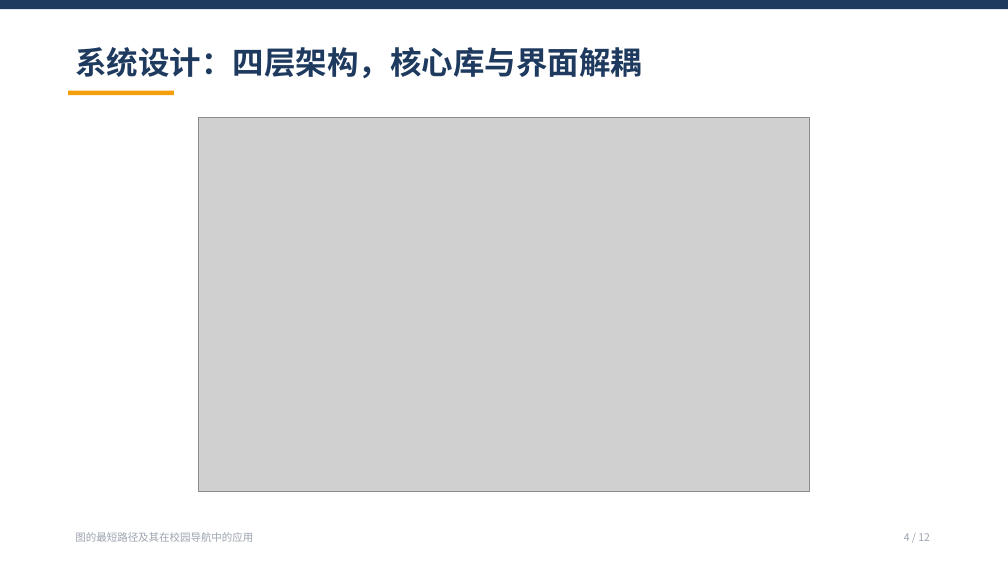
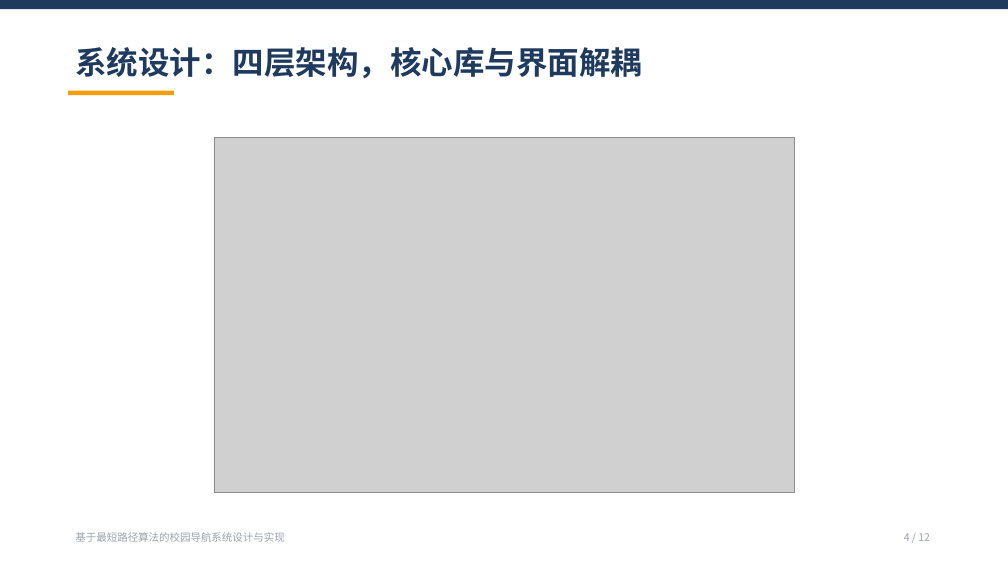
Before and after one commit to CR7Jialuo/UseOfTu, a slide deck: slide 4 of docs/答辩演示.pptx. Drawn at 1008x567 pixels with LibreOffice and Linux fonts; fonts in the diff are those of the drawing; grey boxes stand for pictures. Boxes give left, top, right and bottom in pixels: in the first picture for what was removed or moved away, otherwise in the second. Text is boxed around its words. In the diff, an @@ line names an element or a change of style, - is before the commit and + after.

```diff
--- a/docs/答辩演示.pptx
+++ b/docs/答辩演示.pptx
@@ picture: place and size @@
-picture at (199, 117, 810, 492)
+picture at (214, 138, 794, 493)
@@ text at (75, 532, 284, 542): text changed @@
-图的最短路径及其在校园导航中的应用
+基于最短路径算法的校园导航系统设计与实现
```
Also in this commit, not shown: 11 other slides changed, 9 other files.
